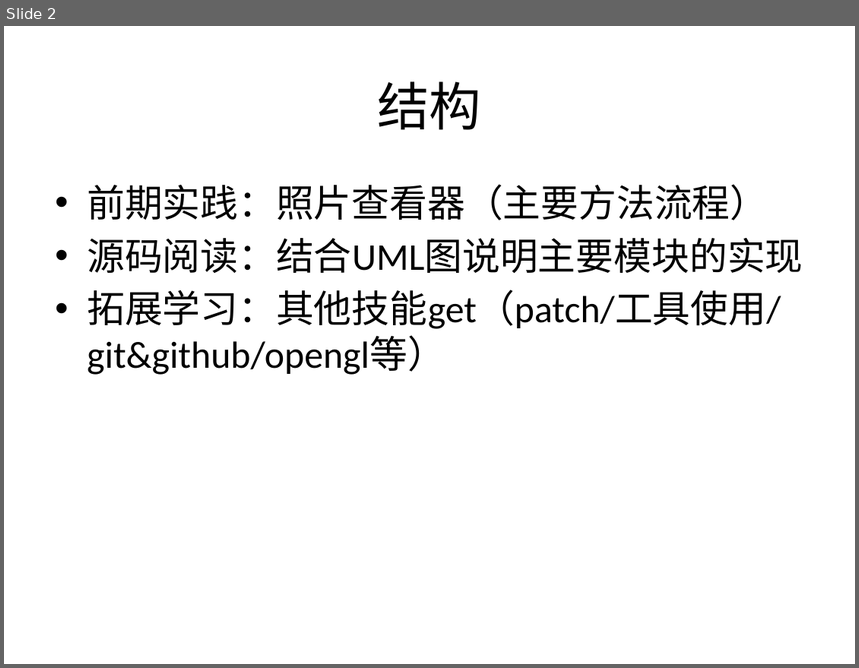
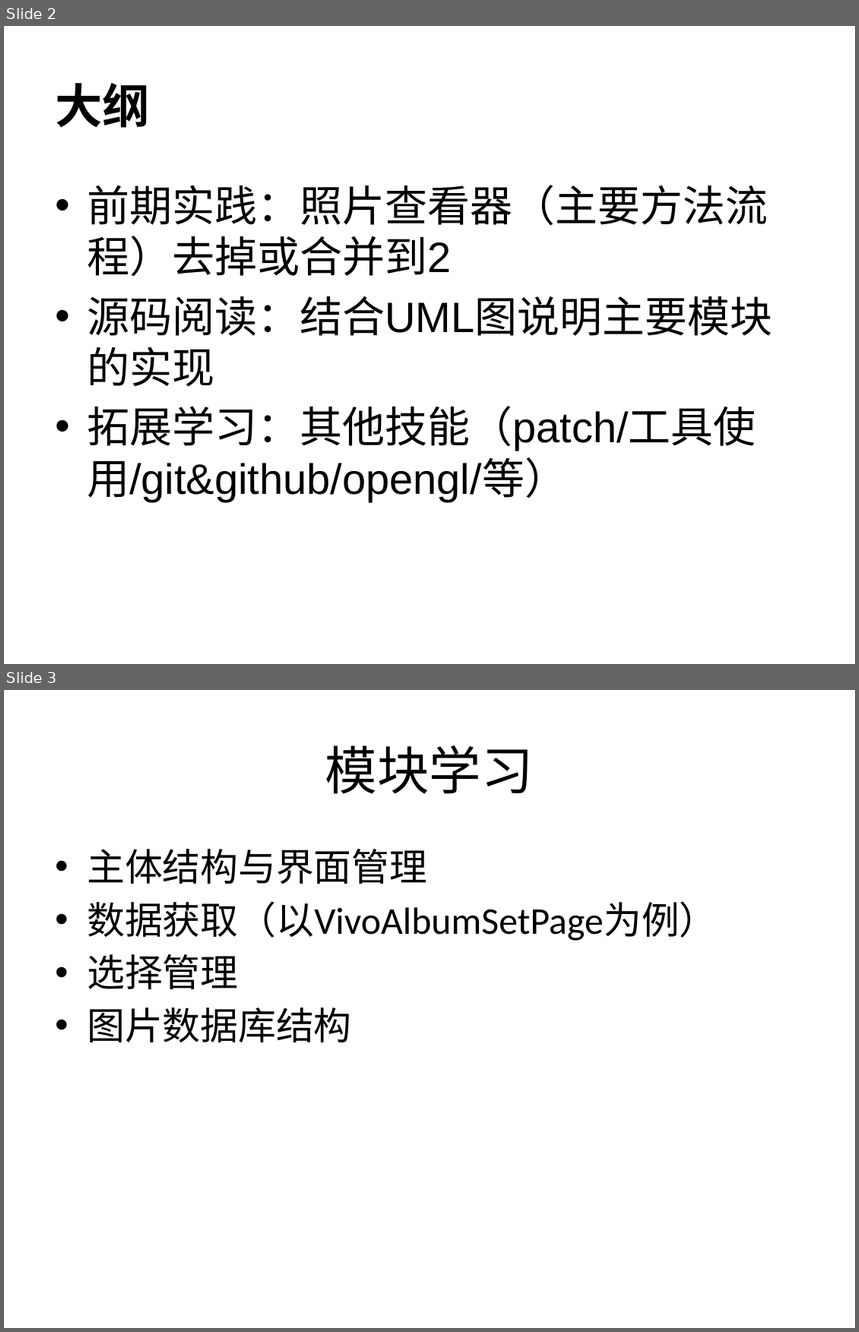
Before and after one commit to littlePunk/-, a slide deck: 11月25号答辩准备.pptx. Shown one above the other, each under a label of ours: slide 2 before the commit, slides 2 and 3 after it. The pictures are 859x668 and 859x1332 pixels, drawn with LibreOffice and Linux fonts; fonts in the diff are those of the drawing. Boxes give left, top, right and bottom in pixels: in the first picture for what was removed or moved away, otherwise in the second. Text is boxed around its words. In the diff, an @@ line names an element or a change of style, - is before the commit and + after.

```diff
--- a/11月25号答辩准备.pptx
+++ b/11月25号答辩准备.pptx
@@ slide 3 added at (4,690,855,1328), background #FFFFFF @@
@@ title added at (325,745,534,794), 44 pt, text #000000 @@
+模块学习
@@ text added at (87,849,717,1043), 32 pt, text #000000 @@
+• 主体结构与界面管理
+• 数据获取（以VivoAlbumSetPage为例）
+• 选择管理
+• 图片数据库结构
@@ slide 2 changed as well @@
@@ title at (55,83,149,128): text changed; size 44 to 40 pt; font Calibri to Noto Sans CJK SC; bold on @@
-结构
+大纲
@@ text at (87,185,768,276): text changed; size 32 to 36 pt; font Calibri to Arial @@
-• 前期实践：照片查看器（主要方法流程）
+• 前期实践：照片查看器（主要方法流程）去掉或合并到2
@@ text at (87,297,772,336): size 32 to 36 pt, font Calibri to Arial in "源码阅读：结合UML图说明主要模块的实现" @@
@@ text at (87,406,756,503): text changed; size 32 to 36 pt; font Calibri to Arial @@
-• 拓展学习：其他技能get（patch/工具使用/git&github/opengl等）
+• 拓展学习：其他技能（patch/工具使用/git&github/opengl/等）
```
Also in this commit, not shown: 1 other slide changed, 8 other slides added, 17 other files.
